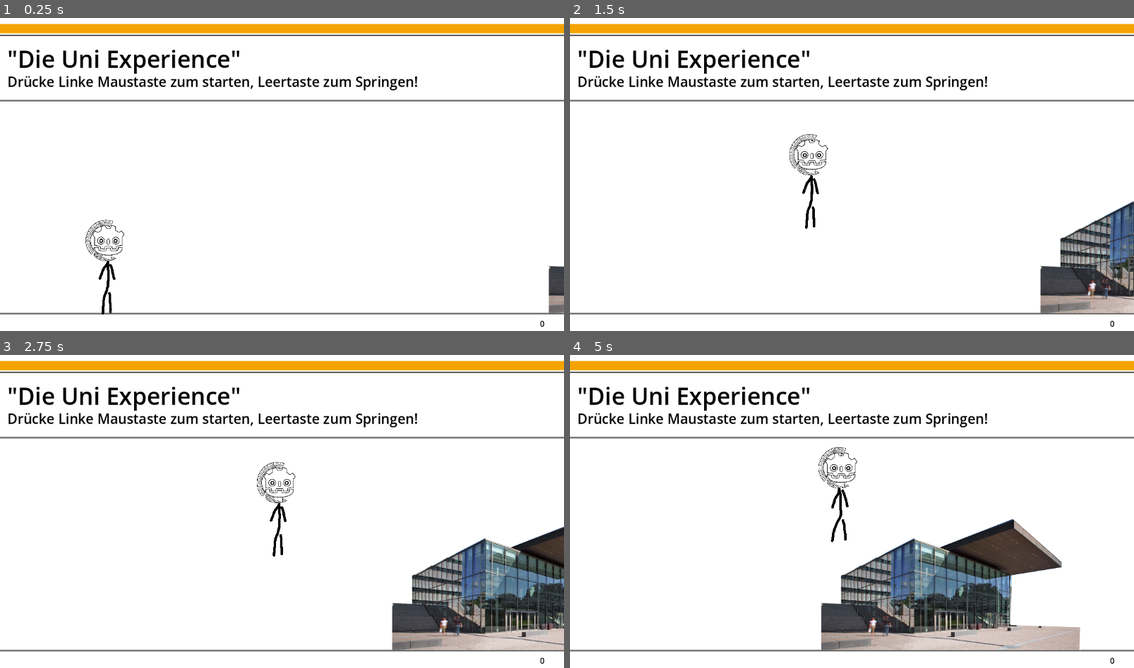
Above: before the commit, frames 1-4 (two rows, left to right).
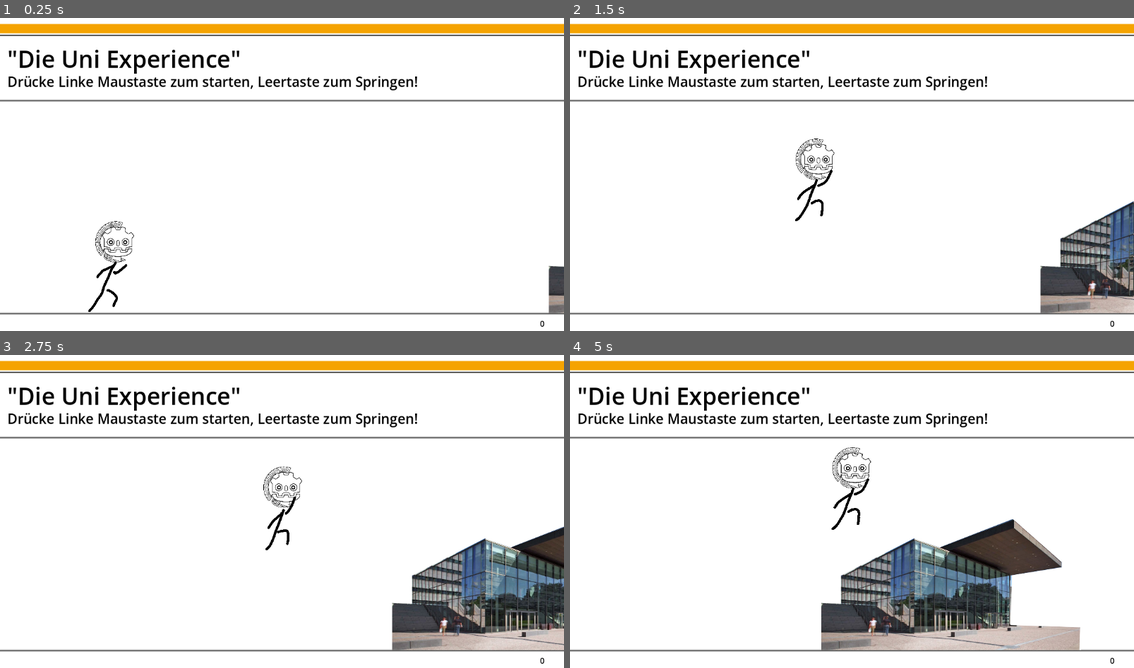
Above: after the commit, the same moments.

Repository: Mineorbit/Godot-Tutorial-Ophase
Game: Godot game, scene res://main.tscn
The game is run twice, just before and just after one commit, with the same random seed, the same clock (stepped at 60 frames per second) and the same inputs.
Inputs:
- Up to frame 1 (0.25 s): no input
- Up to frame 2 (1.5 s): tap Space (jump) at 0.6, 0.77, 1.07, 1.35 s
- Up to frame 3 (2.75 s): tap Space (jump) at 1.52, 1.82, 2.1 s
- Up to frame 4 (5 s): tap Space (jump) at 2.85, 3.02, 3.32, 3.6, 3.77, 4.07, 4.35, 4.52, 4.82 s

The runs differ from the first frame. In frame 1, 0.8% of the frame differs, in the area x 15-24%, y 64-95%; in frame 2, 0.8%; in frame 3, 0.8%; in frame 4, 0.9%, in the area x 44-54%, y 29-60%.

Commit message:
more done

Diff:
--- a/Level.gd
+++ b/Level.gd
@@ -1,9 +1,11 @@
 extends AnimatableBody2D
+
+var scrolling = true
 
 var scroll_speed = 128
 
-func _ready():
-	constant_linear_velocity = -Vector2.RIGHT * scroll_speed
 
 func _physics_process(delta):
-	global_position -= Vector2.RIGHT * scroll_speed * delta
+	if(scrolling):
+		constant_linear_velocity = -Vector2.RIGHT * scroll_speed
+		global_position -= Vector2.RIGHT * scroll_speed * delta
--- a/Player.gd
+++ b/Player.gd
@@ -2,6 +2,13 @@
 
 
 var vertical_velocity = 0
+
+@export_node_path("Node") var levelPath
+
+@onready var level = get_node(levelPath)
+
+@onready var model = $Model
+
 
 func _physics_process(delta):
 	var horizontal_velocity = (600 - position.x)
@@ -16,12 +23,16 @@
 		vertical_velocity = -1
 	if(contact):
 		motion_mode = CharacterBody2D.MOTION_MODE_GROUNDED
+		if(level.scrolling):
+			model.set_animation(1)
 	# TUTORIAL CODE
 
 	if Input.is_action_just_pressed("jump") and contact:
 		jump()
 
 
+
 func jump():
+	model.set_animation(2)
 	motion_mode = CharacterBody2D.MOTION_MODE_FLOATING
 	vertical_velocity = 6*100
--- a/PlayerModel.gd
+++ b/PlayerModel.gd
@@ -13,7 +13,7 @@
 		headAnimator.play("run")
 		bodyAnimation.play("run")
 	if(state == 2):
-		headAnimator.play("run")
+		headAnimator.play("jump")
 		bodyAnimation.play("jump")
 
 func _ready():
--- a/main.tscn
+++ b/main.tscn
@@ -92,6 +92,7 @@
 
 [node name="Player" parent="Env/Entities" instance=ExtResource("3_eumpb")]
 position = Vector2(110, 509)
+levelPath = NodePath("../../Level")
 
 [node name="LowerBorder2" type="Sprite2D" parent="Env"]
 position = Vector2(576, 169)
--- a/player.tscn
+++ b/player.tscn
@@ -96,7 +96,7 @@
 
 [sub_resource type="Animation" id="Animation_2nycf"]
 resource_name = "idle"
-length = 0.4
+length = 0.8
 loop_mode = 1
 tracks/0/type = "value"
 tracks/0/imported = false
@@ -105,16 +105,33 @@
 tracks/0/interp = 0
 tracks/0/loop_wrap = true
 tracks/0/keys = {
-"times": PackedFloat32Array(0, 0.1, 0.2, 0.3, 0.4),
+"times": PackedFloat32Array(0, 0.2, 0.4, 0.6, 0.8),
 "transitions": PackedFloat32Array(1, 1, 1, 1, 1),
 "update": 1,
-"values": [Vector2(96, 0), Vector2(128, 0), Vector2(96, 0), Vector2(128, 0), Vector2(96, 0)]
+"values": [Vector2(288, 64), Vector2(96, 64), Vector2(288, 64), Vector2(96, 64), Vector2(288, 64)]
+}
+
+[sub_resource type="Animation" id="Animation_1km5q"]
+resource_name = "jump"
+length = 0.001
+tracks/0/type = "value"
+tracks/0/imported = false
+tracks/0/enabled = true
+tracks/0/path = NodePath("Head:offset")
+tracks/0/interp = 1
+tracks/0/loop_wrap = true
+tracks/0/keys = {
+"times": PackedFloat32Array(0),
+"transitions": PackedFloat32Array(1),
+"update": 0,
+"values": [Vector2(224, 128)]
 }
 
 [sub_resource type="AnimationLibrary" id="AnimationLibrary_oaelw"]
 _data = {
 "RESET": SubResource("Animation_m8tne"),
 "idle": SubResource("Animation_2iwvj"),
+"jump": SubResource("Animation_1km5q"),
 "run": SubResource("Animation_2nycf")
 }
 
@@ -132,10 +149,11 @@
 
 [node name="Body" type="AnimatedSprite2D" parent="Model"]
 sprite_frames = SubResource("SpriteFrames_5twgv")
-animation = &"idle"
+animation = &"jump"
+frame_progress = 0.0713992
 
 [node name="Head" type="Sprite2D" parent="Model"]
-position = Vector2(0, -640)
+position = Vector2(-90, -650)
 texture = ExtResource("10_y0esi")
 offset = Vector2(0, 25)
 
Not shown: 1 places in player.tscn that only renumber resources
